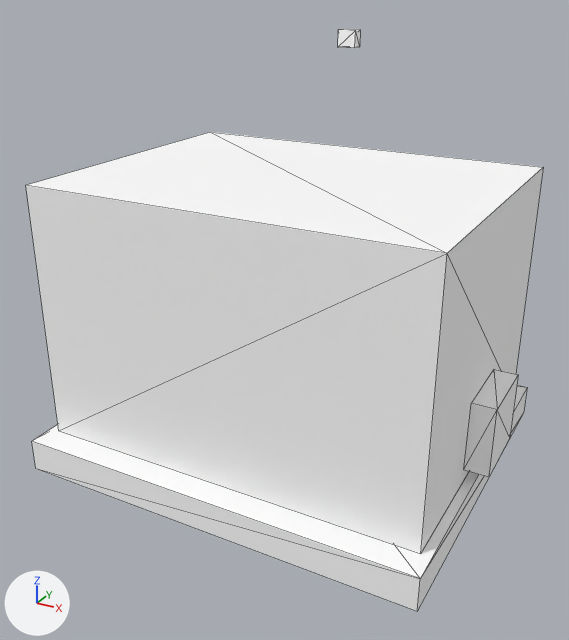
One commit to the OBJ model src/main/resources/assets/eln/model/industrial_scada/industrial_scada.obj: the scene before it, then after it.
Before and after are seen from a 50 mm lens placed at (0.74, -1.394, 0.504), pointed at (0.004, -0.056, -0.165). The lights are fixed; the arrows at lower left show +X, +Y and +Z. The older version comes first. Mesh edges are drawn as thin lines. Where no turn or scale is listed for an object, it has been applied to the vertices. Vertices at exactly the same position are counted once.

The older version as bpy lines, for what is in view:
```python
me_base = bpy.data.meshes.new('Base')
me_base.from_pydata(...)  # a box spanning x -0.44..0.44, y -0.38..0.38, z -0.49..-0.42
me_base.materials.append(mat_fixture)  # white #ffffff
me_indicator = bpy.data.meshes.new('Indicator')
me_indicator.from_pydata(...)  # a box spanning x -0.02..0.02, y 0.225..0.25, z 0.36..0.395
me_indicator.materials.append(mat_fixture)  # white #ffffff
me_screen = bpy.data.meshes.new('Screen')
me_screen.from_pydata(...)  # a box spanning x -0.34..0.34, y 0.315..0.34, z -0.1..0.08
me_screen.materials.append(mat_fixture)  # white #ffffff
me_terminal = bpy.data.meshes.new('Terminal')
me_terminal.from_pydata(...)  # 80 vertices, 120 faces; spans x -0.3..0.325, y 0.383..0.393, z -0.27..-0.235
me_terminal.materials.append(mat_fixture)  # white #ffffff
me_trim = bpy.data.meshes.new('Trim')
me_trim.from_pydata(...)  # a box spanning x -0.36..0.36, y 0.31..0.35, z -0.32..-0.17
me_trim.materials.append(mat_fixture)  # white #ffffff
ob_base = bpy.data.objects.new('Base', me_base)
ob_base.location = (0.0, 0.0, 0.0)
ob_indicator = bpy.data.objects.new('Indicator', me_indicator)
ob_indicator.location = (0.0, 0.0, 0.0)
ob_screen = bpy.data.objects.new('Screen', me_screen)
ob_screen.location = (0.0, 0.0, 0.0)
ob_terminal = bpy.data.objects.new('Terminal', me_terminal)
ob_terminal.location = (0.0, 0.0, 0.0)
ob_trim = bpy.data.objects.new('Trim', me_trim)
ob_trim.location = (0.0, 0.0, 0.0)
# also in view: 'Case' at (0.0, 0.0, -0.145); 'Output' at (0.445, 0.0, -0.315)
```
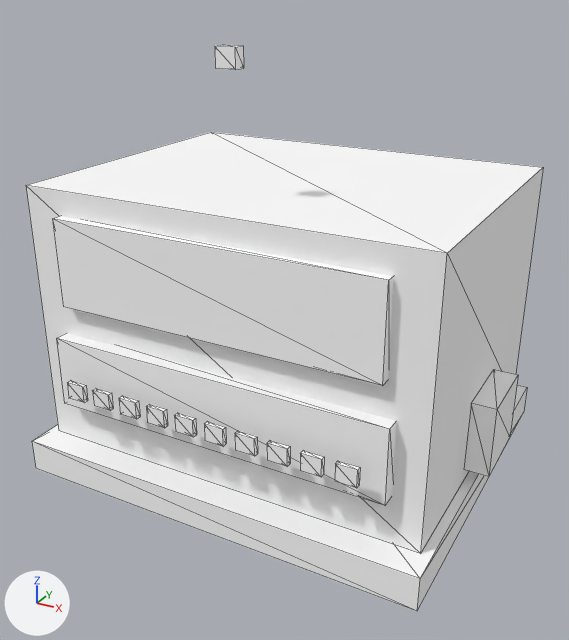
Location of each change, [x1, y1, x2, y2] in pixels of the pictures (569 x 640 px):
'Screen', reshaped (not visible before): after [52, 216, 394, 385]
'Trim', reshaped (not visible before): after [56, 333, 397, 505]
'Terminal', reshaped (not visible before): after [67, 381, 360, 488]
'Indicator', reshaped (30% wider, 30% taller): before [338, 29, 360, 48]; after [215, 45, 244, 70]
part 1 of me_indicator, deleted: before [338, 29, 360, 48]
part 2 of me_indicator, added: after [215, 45, 244, 70]
part 4 of me_terminal, added: after [67, 381, 88, 403]
part 5 of me_terminal, added: after [92, 388, 113, 411]
part 6 of me_terminal, added: after [119, 396, 140, 419]
part 7 of me_terminal, added: after [146, 404, 168, 428]
part 8 of me_terminal, added: after [174, 413, 197, 437]
part 9 of me_terminal, added: after [204, 422, 226, 447]
part 10 of me_terminal, added: after [235, 431, 258, 456]
part 11 of me_terminal, added: after [267, 441, 290, 466]
part 12 of me_terminal, added: after [300, 450, 324, 477]
part 13 of me_terminal, added: after [335, 461, 360, 488]

The change, as a diff of the scene's bpy script:
```diff
--- a/src/main/resources/assets/eln/model/industrial_scada/industrial_scada.obj.py
+++ b/src/main/resources/assets/eln/model/industrial_scada/industrial_scada.obj.py
@@ me_indicator @@
 # used by ob_indicator; location = (0.0, 0.0, 0.0)
-me_indicator.from_pydata(...)  # 8 vertices, 12 faces; spans x -0.02..0.02, y 0.225..0.25, z 0.36..0.395
+me_indicator.from_pydata(...)  # 8 vertices, 12 faces; spans x -0.02..0.02, y -0.25..-0.225, z 0.36..0.395
+# me_indicator part 1: 8 vertices removed from x -0.02..0.02, y 0.225..0.25, z 0.36..0.395
+# me_indicator part 2: 8 vertices added at x -0.02..0.02, y -0.25..-0.225, z 0.36..0.395, forming a box
 me_indicator.materials.append(mat_fixture)
@@ me_screen @@
 # used by ob_screen; location = (0.0, 0.0, 0.0)
-me_screen.from_pydata(...)  # 8 vertices, 12 faces; spans x -0.34..0.34, y 0.315..0.34, z -0.1..0.08
+me_screen.from_pydata(...)  # 8 vertices, 12 faces; spans x -0.34..0.34, y -0.34..-0.315, z -0.1..0.08
+# me_screen part 3: 8 vertices added at x -0.34..0.34, y -0.34..-0.315, z -0.1..0.08, forming a box
+# other edits to the shape of me_screen do not show in these pictures
 me_screen.materials.append(mat_fixture)
@@ me_terminal @@
 # used by ob_terminal; location = (0.0, 0.0, 0.0)
-me_terminal.from_pydata(...)  # 80 vertices, 120 faces; spans x -0.3..0.325, y 0.383..0.393, z -0.27..-0.235
+me_terminal.from_pydata(...)  # 80 vertices, 120 faces; spans x -0.3..0.325, y -0.393..-0.383, z -0.27..-0.235
+# me_terminal part 4: a new loose piece, a box spanning x -0.3..-0.26, y -0.393..-0.383, z -0.27..-0.235, in mat_fixture (white #ffffff)
+# me_terminal part 5: a new loose piece, a box spanning x -0.235..-0.195, y -0.393..-0.383, z -0.27..-0.235, in mat_fixture (white #ffffff)
+# me_terminal part 6: a new loose piece, a box spanning x -0.17..-0.13, y -0.393..-0.383, z -0.27..-0.235, in mat_fixture (white #ffffff)
+# me_terminal part 7: a new loose piece, a box spanning x -0.105..-0.065, y -0.393..-0.383, z -0.27..-0.235, in mat_fixture (white #ffffff)
+# me_terminal part 8: a new loose piece, a box spanning x -0.04..0.0, y -0.393..-0.383, z -0.27..-0.235, in mat_fixture (white #ffffff)
+# me_terminal part 9: a new loose piece, a box spanning x 0.025..0.065, y -0.393..-0.383, z -0.27..-0.235, in mat_fixture (white #ffffff)
+# me_terminal part 10: a new loose piece, a box spanning x 0.09..0.13, y -0.393..-0.383, z -0.27..-0.235, in mat_fixture (white #ffffff)
+# me_terminal part 11: a new loose piece, a box spanning x 0.155..0.195, y -0.393..-0.383, z -0.27..-0.235, in mat_fixture (white #ffffff)
+# me_terminal part 12: a new loose piece, a box spanning x 0.22..0.26, y -0.393..-0.383, z -0.27..-0.235, in mat_fixture (white #ffffff)
+# me_terminal part 13: a new loose piece, a box spanning x 0.285..0.325, y -0.393..-0.383, z -0.27..-0.235, in mat_fixture (white #ffffff)
+# other edits to the shape of me_terminal do not show in these pictures
 me_terminal.materials.append(mat_fixture)
@@ me_trim @@
 # used by ob_trim; location = (0.0, 0.0, 0.0)
-me_trim.from_pydata(...)  # 8 vertices, 12 faces; spans x -0.36..0.36, y 0.31..0.35, z -0.32..-0.17
+me_trim.from_pydata(...)  # 8 vertices, 12 faces; spans x -0.36..0.36, y -0.35..-0.31, z -0.32..-0.17
+# me_trim part 14: 8 vertices added at x -0.36..0.36, y -0.35..-0.31, z -0.32..-0.17, forming a box
+# other edits to the shape of me_trim do not show in these pictures
 me_trim.materials.append(mat_fixture)
```
